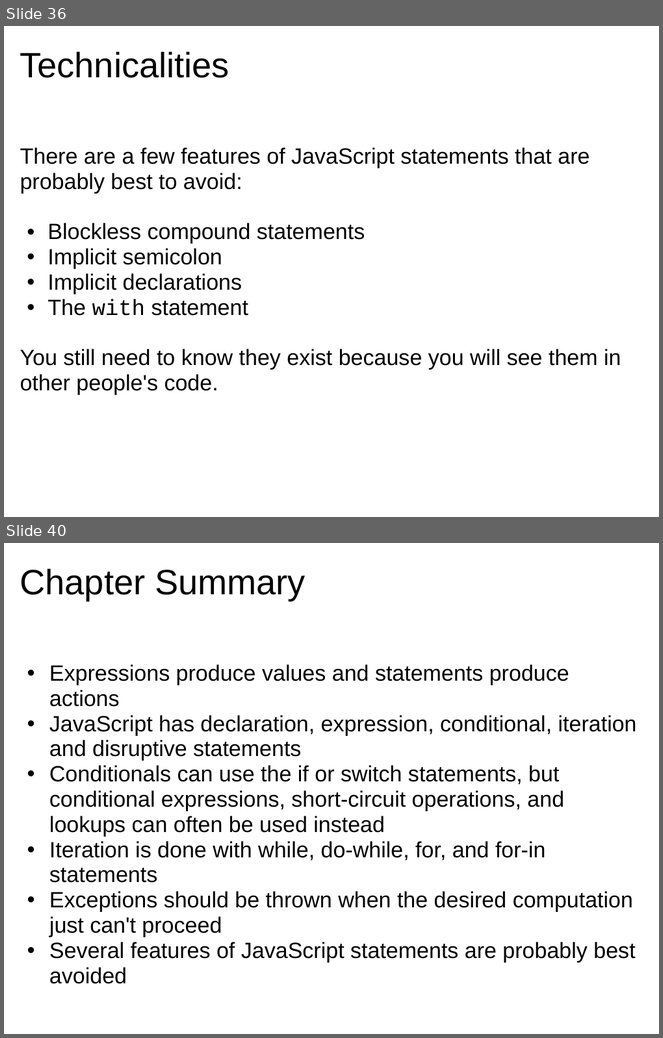
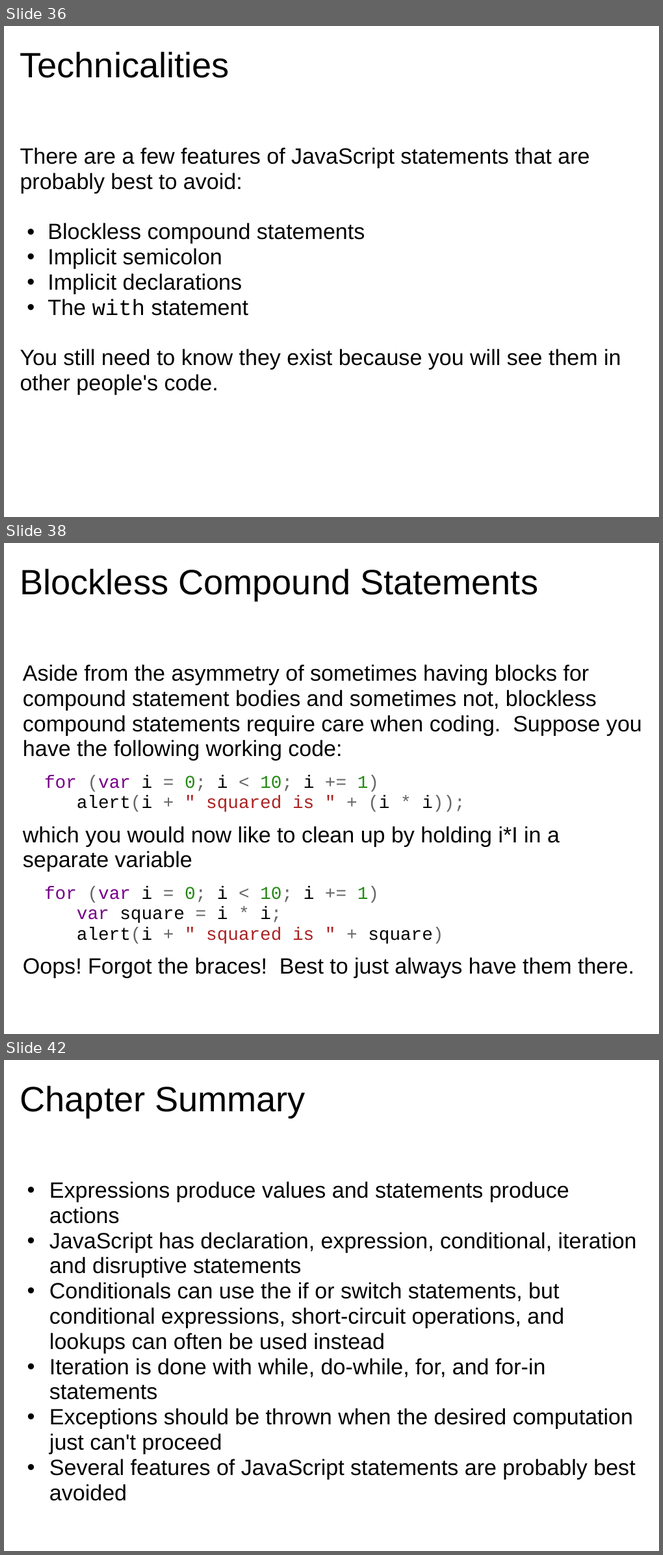
Before and after one commit to dondi/javascript-book, a slide deck: presentations/Chapter_4_Presentation.ppt. Shown one above the other, each under a label of ours: slides 36 and 40 before the commit, slides 36, 38 and 42 after it; the slides between them are not shown. The pictures are 663x1038 and 663x1555 pixels, drawn with LibreOffice and Linux fonts; fonts in the diff are those of the drawing; background and template pictures are left out. Boxes give left, top, right and bottom in pixels: in the first picture for what was removed or moved away, otherwise in the second. Text is boxed around its words. In the diff, an @@ line names an element or a change of style, - is before the commit and + after.

```diff
--- a/presentations/Chapter_4_Presentation.ppt
+++ b/presentations/Chapter_4_Presentation.ppt
@@ slide 38 added at box(4, 543, 659, 1034), background picture (left out) @@
@@ title added at box(20, 568, 538, 601), 43 pt, text #000000 @@
+Blockless Compound Statements
@@ text added at box(23, 665, 642, 979), 27 pt, text #000000 @@
+Aside from the asymmetry of sometimes having blocks for compound statement bodies and sometimes not, blockless compound statements require care when coding. Suppose you have the following working code:
+for (var i = 0; i < 10; i += 1)
+alert(i + " squared is " + (i * i));
+which you would now like to clean up by holding i*I in a separate variable
+for (var i = 0; i < 10; i += 1)
+var square = i * i;
+alert(i + " squared is " + square)
+Oops! Forgot the braces! Best to just always have them there.
@@ what was slide 40 is now slide 42 @@
```
Also in this commit, not shown: 4 other slides added, 3 slides removed.
